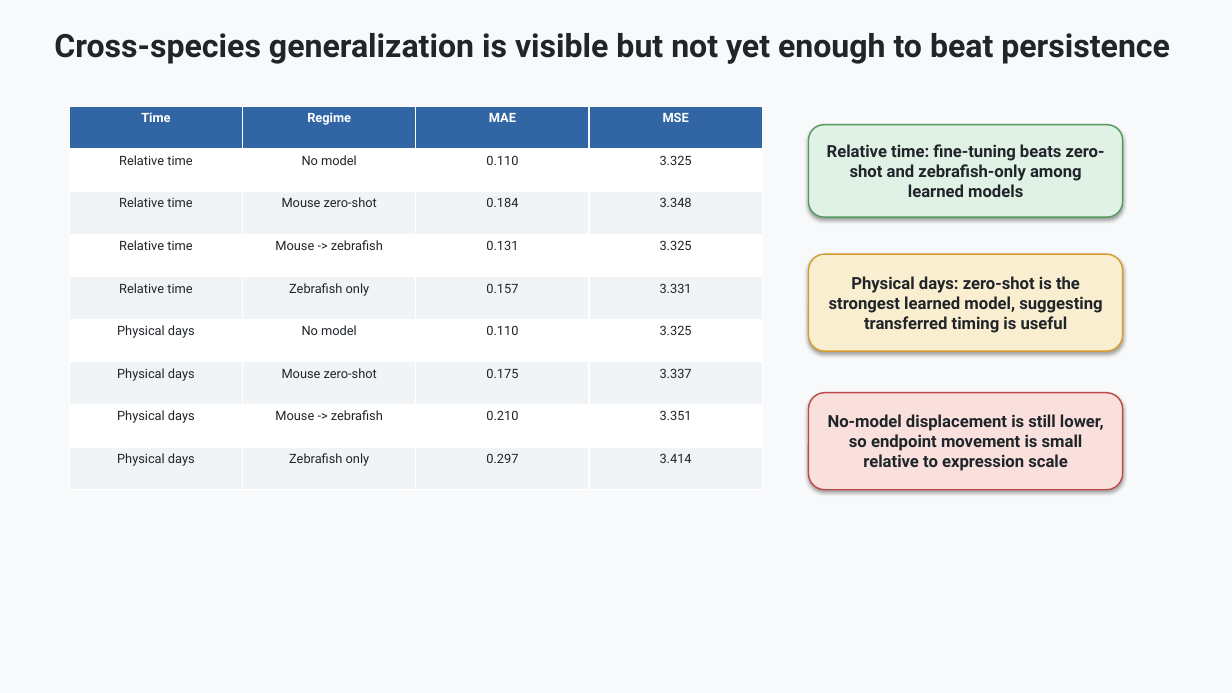
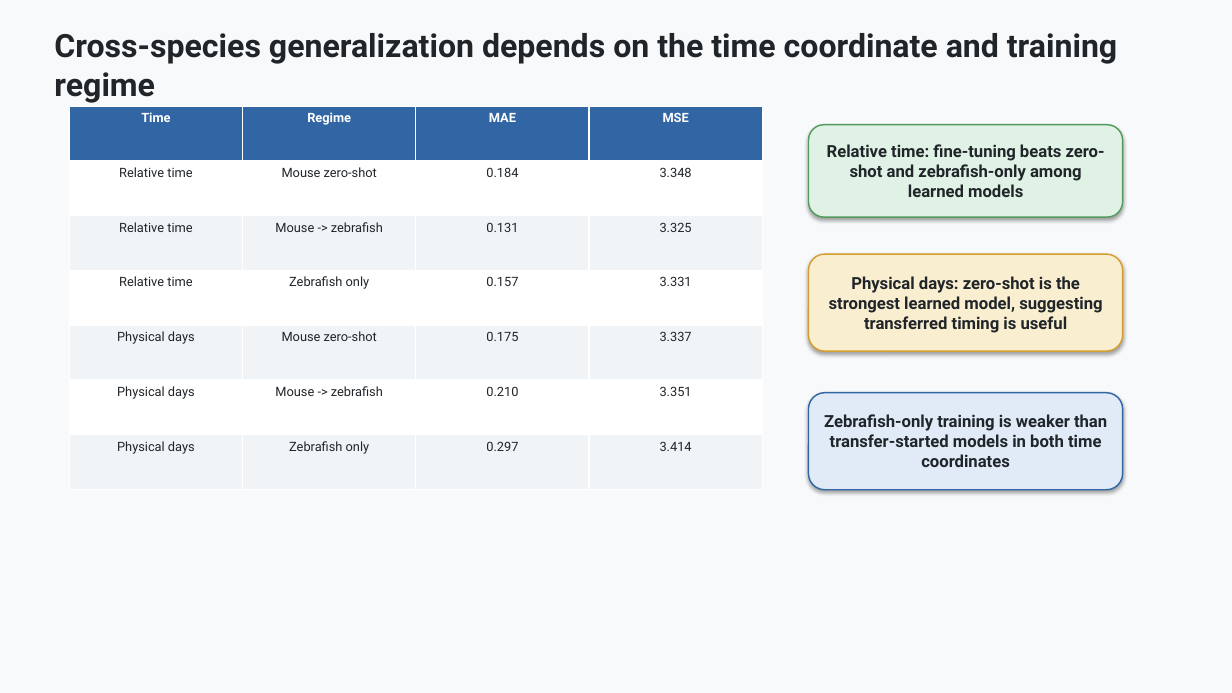
Before and after one commit to davidaknowles/stream, a slide deck: slide 11 of docs/stream_project_slide_deck.pptx. Drawn at 1232x693 pixels with LibreOffice and Linux fonts; fonts in the diff are those of the drawing. Boxes give left, top, right and bottom in pixels: in the first picture for what was removed or moved away, otherwise in the second. Text is boxed around its words. In the diff, an @@ line names an element or a change of style, - is before the commit and + after.

Commit message:
Remove no-model results from slide deck

```diff
--- a/docs/stream_project_slide_deck.pptx
+++ b/docs/stream_project_slide_deck.pptx
@@ text at <box>54,33,1117,64</box>: text changed @@
-Cross-species generalization is visible but not yet enough to beat persistence
+Cross-species generalization depends on the time coordinate and training regime
@@ table at <box>69,106,764,490</box> @@
-row 2: Relative time | No model | 0.110 | 3.325
-row 6: Physical days | No model | 0.110 | 3.325
@@ rounded rectangle "Zebrafish-only training is weaker than ..." at <box>809,393,1123,490</box>: fill #F9E0DC to #E1EBF7; outline #BE4B49 1.1 pt to #3165A3 1.1 pt @@
@@ text in rounded rectangle at <box>824,414,1107,467</box>: text changed @@
-No-model displacement is still lower, so endpoint movement is small relative to expression scale
+Zebrafish-only training is weaker than transfer-started models in both time coordinates
```
Also in this commit, not shown: 3 other slides changed, 2 other files.
